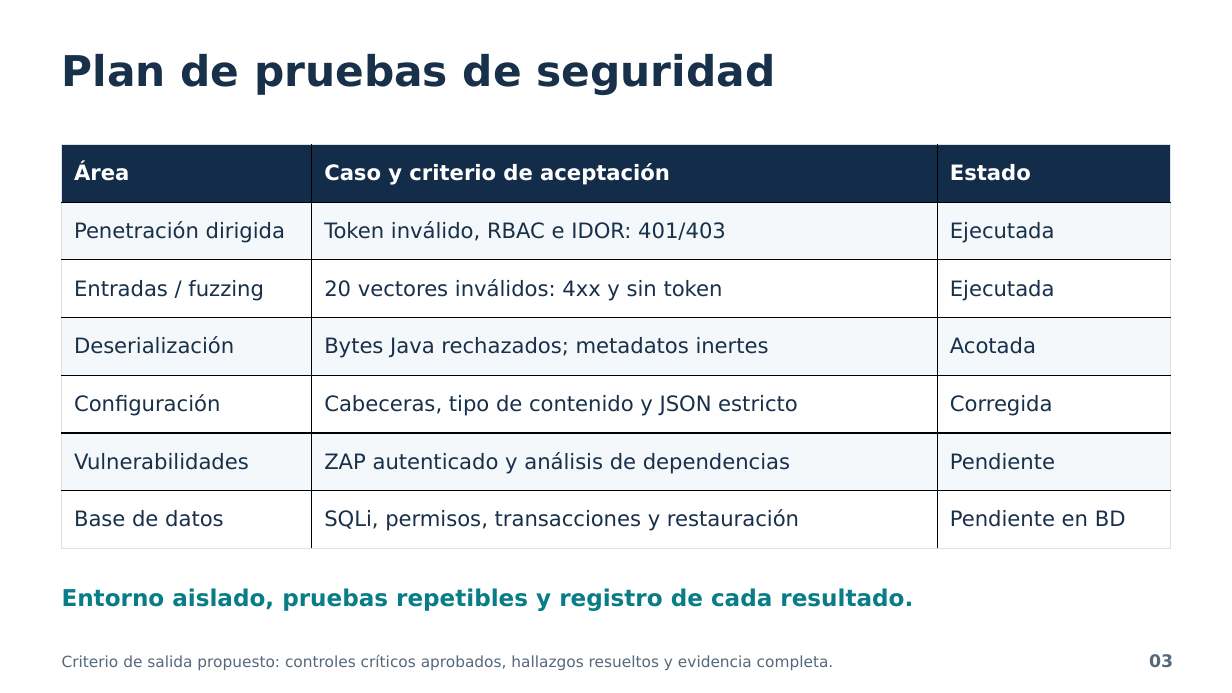
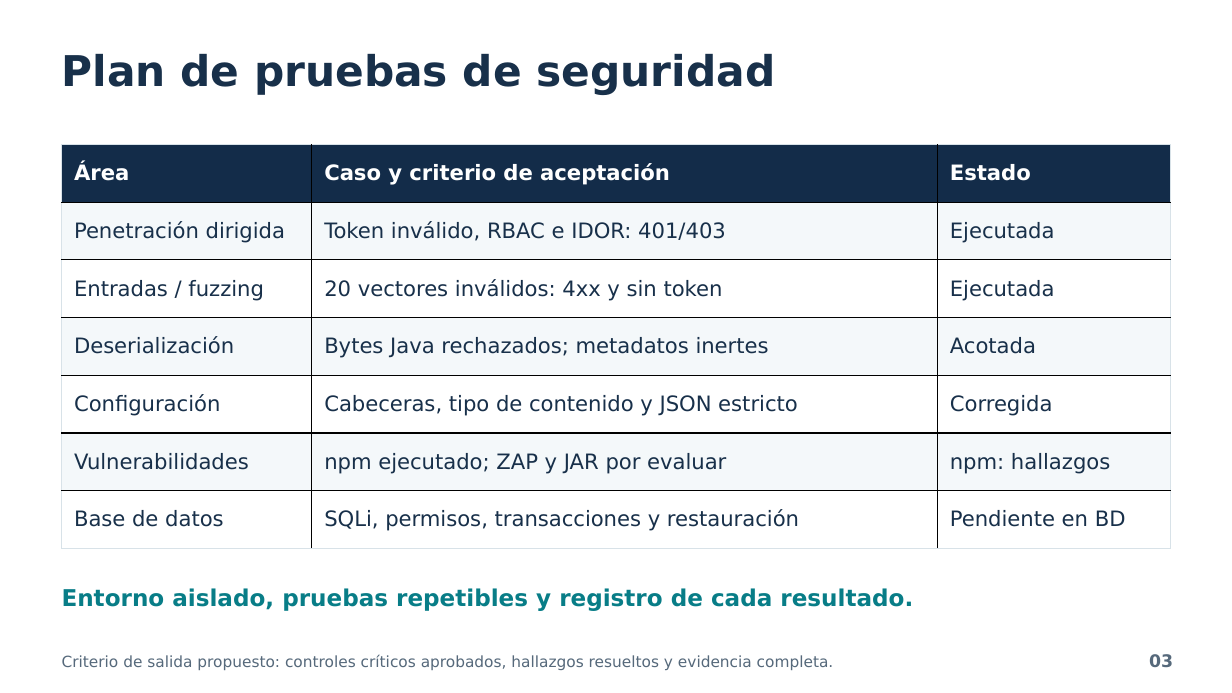
Before and after one commit to MiguelWaa/SistemaFinanciero, a slide deck: slide 3 of docs/presentacion/SIGSF_Integrado_5min.pptx. Drawn at 1232x693 pixels with LibreOffice and Linux fonts; fonts in the diff are those of the drawing. Boxes give left, top, right and bottom in pixels: in the first picture for what was removed or moved away, otherwise in the second. Text is boxed around its words. In the diff, an @@ line names an element or a change of style, - is before the commit and + after.

```diff
--- a/docs/presentacion/SIGSF_Integrado_5min.pptx
+++ b/docs/presentacion/SIGSF_Integrado_5min.pptx
@@ table at (x1=62, y1=144, x2=1171, y2=549) @@
-row 6, column 2: ZAP autenticado y análisis de dependencias
+row 6, column 2: npm ejecutado; ZAP y JAR por evaluar
-row 6, column 3: Pendiente
+row 6, column 3: npm: hallazgos
```
Also in this commit, not shown: 3 other slides changed, 18 other files.
